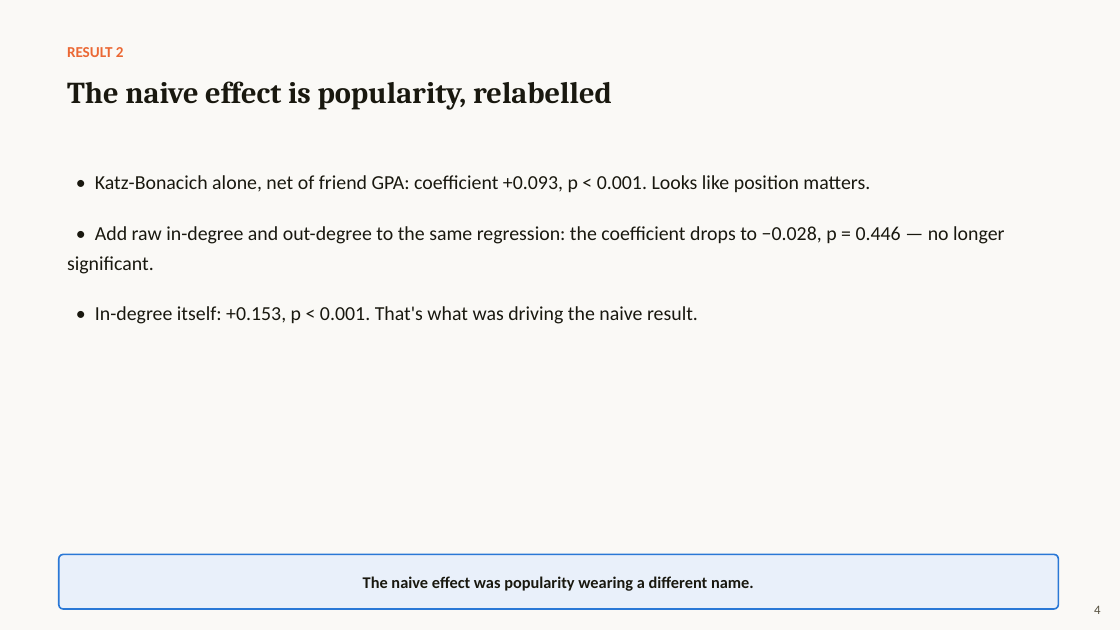
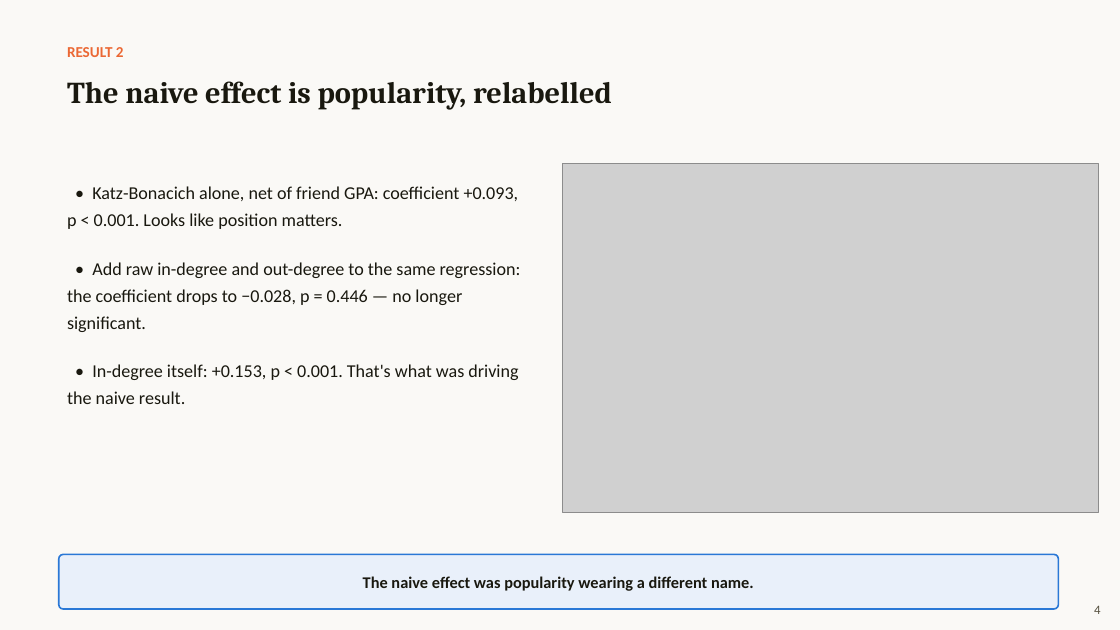
Before and after one commit to TingyingHuang/ECC3841-network-position-and-academic-performance, a slide deck: slide 4 of slides/Presentation2.pptx. Drawn at 1120x630 pixels with LibreOffice and Linux fonts; fonts in the diff are those of the drawing; grey boxes stand for pictures. Boxes give left, top, right and bottom in pixels: in the first picture for what was removed or moved away, otherwise in the second. Text is boxed around its words. In the diff, an @@ line names an element or a change of style, - is before the commit and + after.

```diff
--- a/slides/Presentation2.pptx
+++ b/slides/Presentation2.pptx
@@ text "• Katz-Bonacich alone, net of ...": place and size @@
-text "• Katz-Bonacich alone, net of ..." at [67,175,1004,324]
+text "• Katz-Bonacich alone, net of ..." at [67,186,521,404]
@@ text "• Katz-Bonacich alone, net of ..." at [67,186,521,404]: size 17 to 15.5 pt @@
@@ picture added at [563,164,1099,513] @@
```
Also in this commit, not shown: 2 other slides changed, 5 other files.
